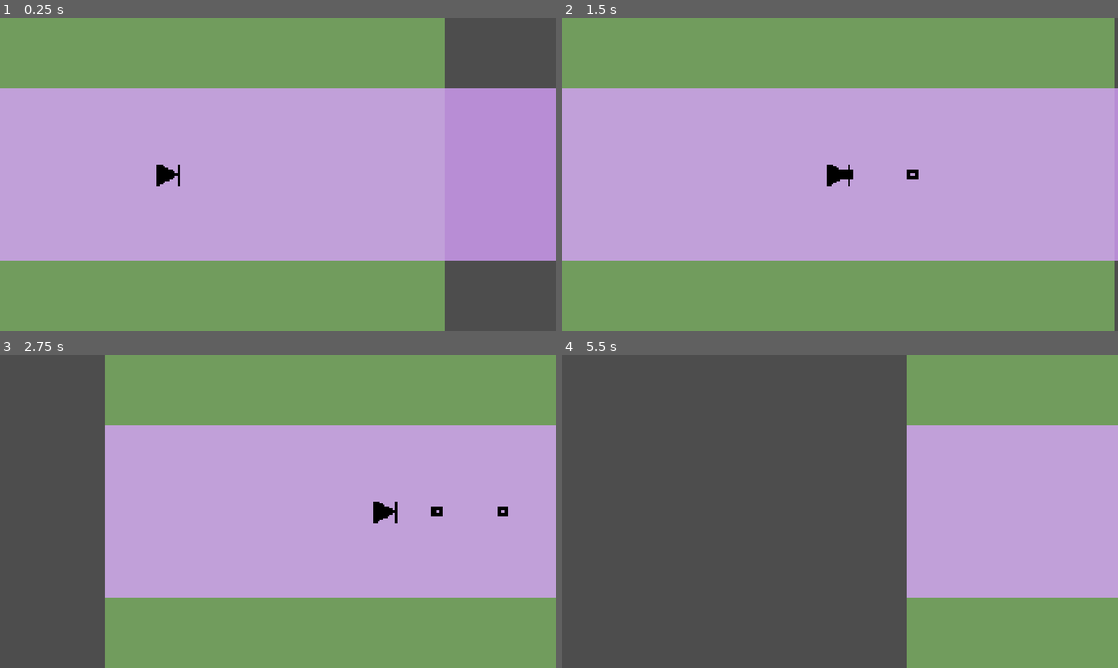
Above: before the commit, frames 1-4 (two rows, left to right).
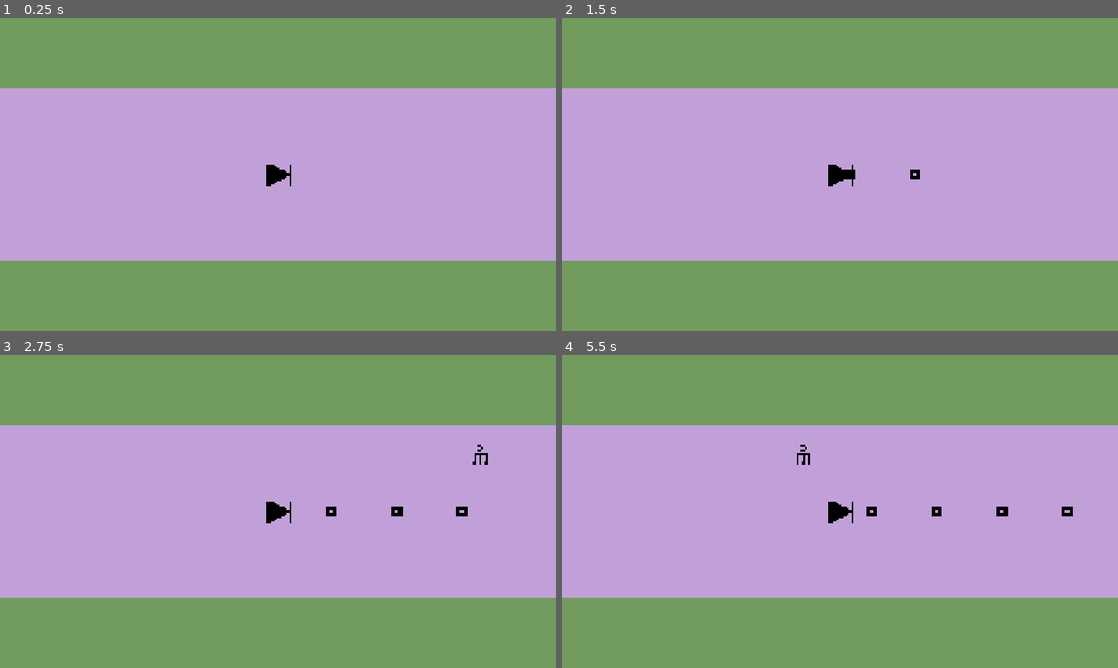
Above: after the commit, the same moments.

Repository: chorwat2137/haven-2026
Game: Godot game, scene res://scenes/main.tscn
The game is run twice, just before and just after one commit, with the same random seed, the same clock (stepped at 60 frames per second) and the same inputs. This scene is started directly instead of the project's main scene.
Inputs:
- Up to frame 1 (0.25 s): no input
- Up to frame 2 (1.5 s): tap Enter (ui_accept) at 0.5, 0.77 s; hold Right (ui_right) from 0.53 s (still down); tap Space (shoot) at 0.6, 1.35 s
- Up to frame 3 (2.75 s): tap Enter (ui_accept) at 1.52 s; release Right (ui_right) at 2.03 s; hold Left (ui_left) from 2.03 s (still down); tap Space (shoot) at 2.1 s
- Up to frame 4 (5.5 s): release Left (ui_left) at 2.78 s; hold Right (ui_right) 2.78-4.28 s; tap Space (shoot) every 0.75 s from 2.85 to 5.1 s; tap Enter (ui_accept) at 3.02, 3.77, 4.52 s; hold Left (ui_left) 4.28-5.03 s; hold Right (ui_right) from 5.03 s (still down)

The runs differ from the first frame. In frame 1, 9.4% of the frame differs, in the area x 28-100%, y 0-100%; in frame 2, 0.4%; in frame 3, 20%; in frame 4, 62%, in the area x 0-92%, y 0-100%.

Commit message:
Automatic sync

Diff:
--- a/scenes/main.tscn
+++ b/scenes/main.tscn
@@ -17,3 +17,5 @@
 color = Color(0.852, 0.63, 1, 0.7647059)
 
 [node name="Player" parent="." unique_id=2121710803 instance=ExtResource("1_o5qli")]
+
+[node name="Camera2D2" type="Camera2D" parent="Player" unique_id=2011008339]
